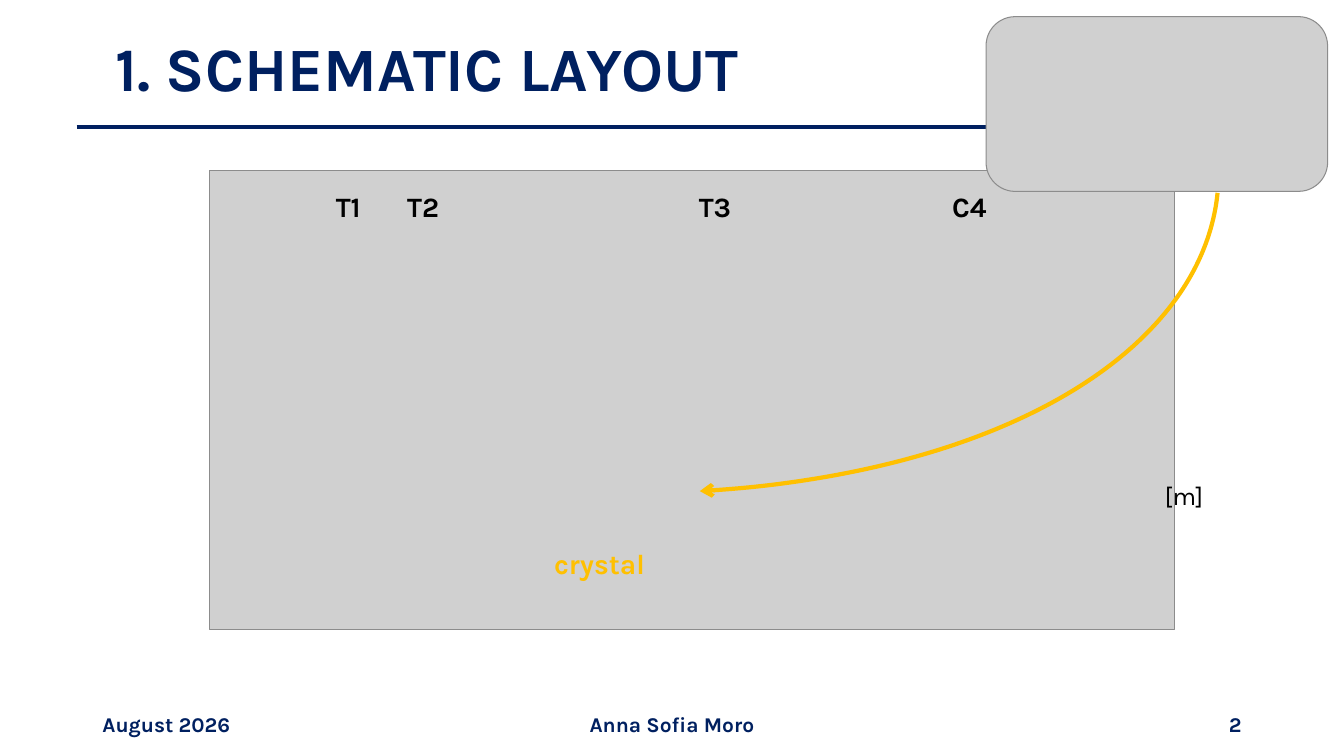
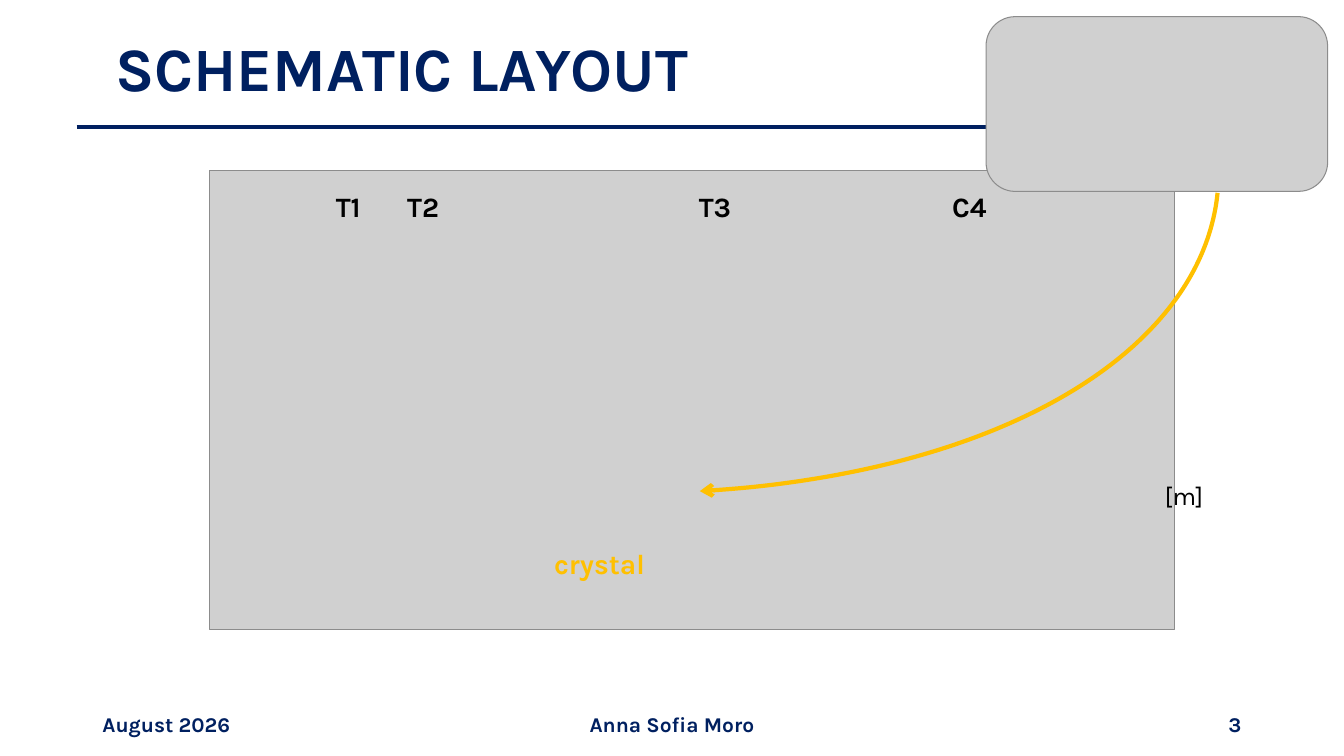
Before and after one commit to annaasofia/tesi, a slide deck: slide 3 of slides/layout.pptx (slide 2 before the commit). Drawn at 1344x756 pixels with LibreOffice and Linux fonts; fonts in the diff are those of the drawing; grey boxes stand for pictures. Boxes give left, top, right and bottom in pixels: in the first picture for what was removed or moved away, otherwise in the second. Text is boxed around its words. In the diff, an @@ line names an element or a change of style, - is before the commit and + after.

```diff
--- a/slides/layout.pptx
+++ b/slides/layout.pptx
@@ title at [115,50,687,92]: text changed @@
-1. SCHEMATIC LAYOUT
+SCHEMATIC LAYOUT
@@ page number at [1228,718,1241,733]: text changed @@
-2
+3
```
Also in this commit, not shown: 2 other slides changed, 3 slides added, 2 other files.
